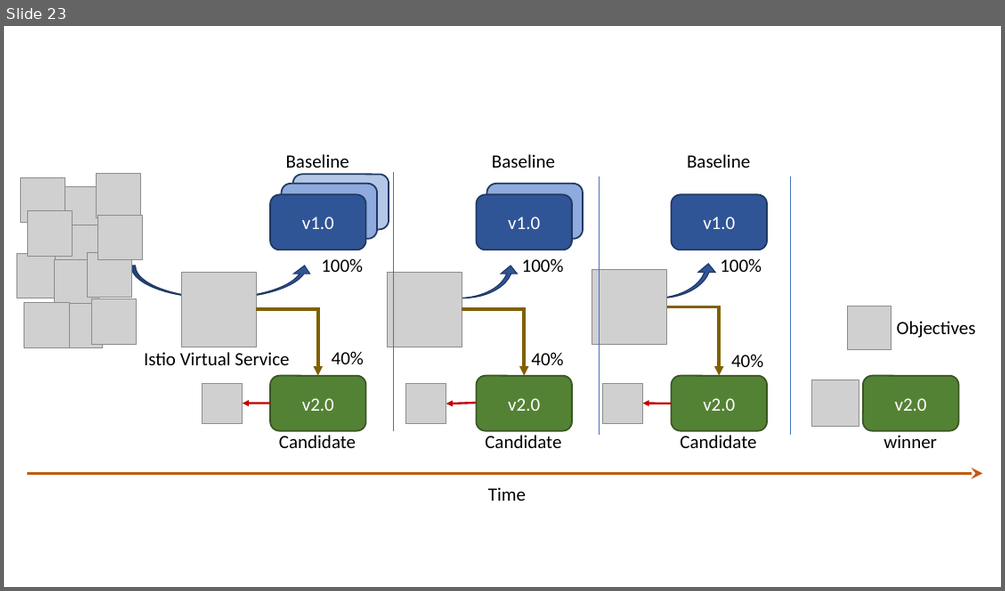
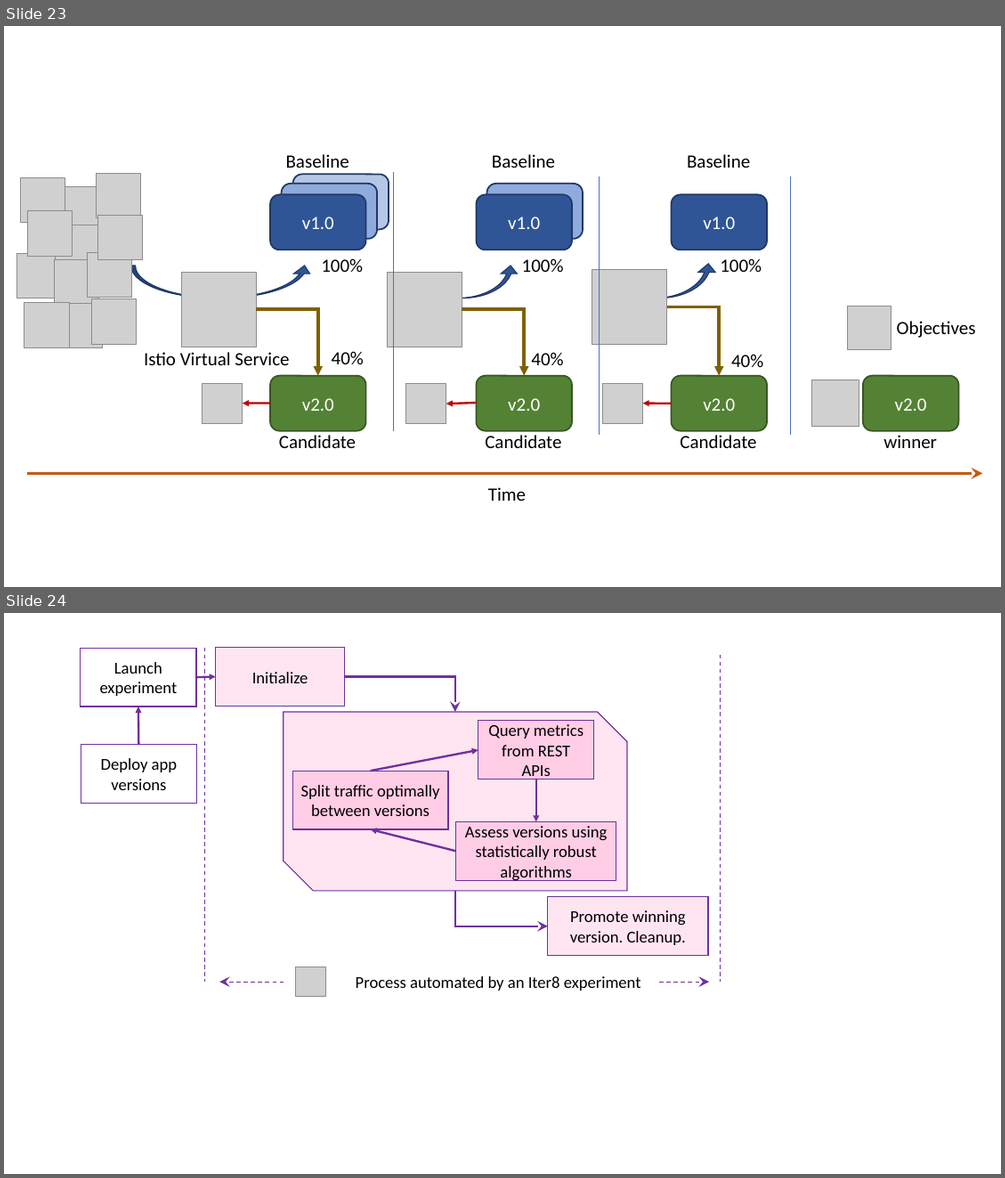
Before and after one commit to iter8-tools/iter8, a slide deck: mkdocs/src/assets/images/iter8++images.pptx. Shown one above the other, each under a label of ours: slide 23 before the commit, slides 23 and 24 after it. The pictures are 1005x591 and 1005x1178 pixels, drawn with LibreOffice and Linux fonts; fonts in the diff are those of the drawing; grey boxes stand for pictures. Boxes give left, top, right and bottom in pixels: in the first picture for what was removed or moved away, otherwise in the second. Text is boxed around its words. In the diff, an @@ line names an element or a change of style, - is before the commit and + after.

```diff
--- a/mkdocs/src/assets/images/iter8++images.pptx
+++ b/mkdocs/src/assets/images/iter8++images.pptx
@@ slide 24 added at (4, 613, 1001, 1174), background #FFFFFF @@
@@ rectangle added at (81, 648, 196, 706), fill #FFFFFF, outline #7030A0 1 pt, 16 pt, text #000000 @@
+Launch experiment
@@ line added from (205, 648) to (205, 981), #7030A0 1 pt dashed @@
@@ rectangle added at (216, 648, 345, 706), fill #FF007E at 10% opacity, outline #7030A0 1 pt, 16 pt, text #000000 @@
+Initialize
@@ line added from (720, 655) to (720, 981), #7030A0 1 pt dashed @@
@@ arrow added from (196, 677) to (216, 676), #7030A0 2 pt @@
@@ elbow arrow added from (345, 676) to (455, 712), #7030A0 2 pt @@
@@ arrow added from (138, 745) to (138, 706), #7030A0 2 pt @@
@@ snip diag rect added at (283, 712, 628, 891), fill #FF007E at 10% opacity, outline #7030A0 1 pt @@
@@ rectangle added at (81, 745, 197, 803), fill #FFFFFF, outline #7030A0 1 pt, 16 pt, text #000000 @@
+Deploy app versions
@@ rectangle added at (478, 721, 594, 779), fill #FF007E at 10% opacity, outline #7030A0 1 pt, 16 pt, text #000000 @@
+Query metrics from REST APIs
@@ rectangle added at (292, 771, 448, 829), fill #FF007E at 10% opacity, outline #7030A0 1 pt, 16 pt, text #000000 @@
+Split traffic optimally between versions
@@ arrow added from (371, 771) to (478, 750), #7030A0 2 pt @@
@@ arrow added from (536, 779) to (536, 821), #7030A0 2 pt @@
@@ rectangle added at (455, 821, 616, 880), fill #FF007E at 10% opacity, outline #7030A0 1 pt, 16 pt, text #000000 @@
+Assess versions using statistically robust algorithms
@@ arrow added from (455, 851) to (371, 829), #7030A0 2 pt @@
@@ elbow arrow added from (455, 891) to (548, 926), #7030A0 2 pt @@
@@ rectangle added at (548, 896, 708, 955), fill #FF007E at 10% opacity, outline #7030A0 1 pt, 16 pt, text #000000 @@
+Promote winning version. Cleanup.
@@ arrow added from (283, 981) to (219, 981), #7030A0 1 pt dashed @@
@@ picture added at (296, 966, 325, 997) @@
@@ text added at (356, 976, 641, 990), 16 pt, text #000000 @@
+Process automated by an Iter8 experiment
@@ arrow added from (659, 981) to (709, 981), #7030A0 1 pt dashed @@
```
Also in this commit, not shown: 5 other files.
